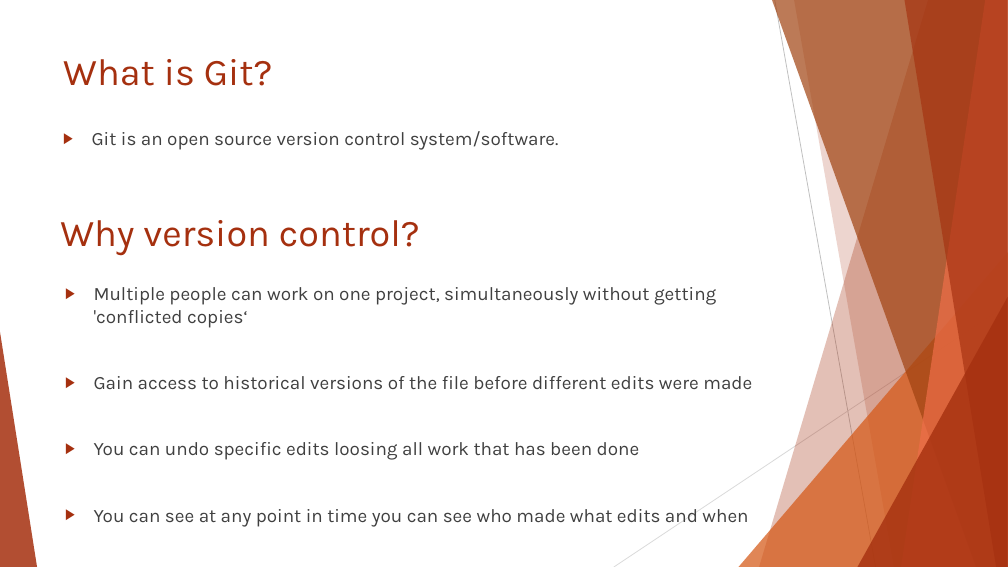
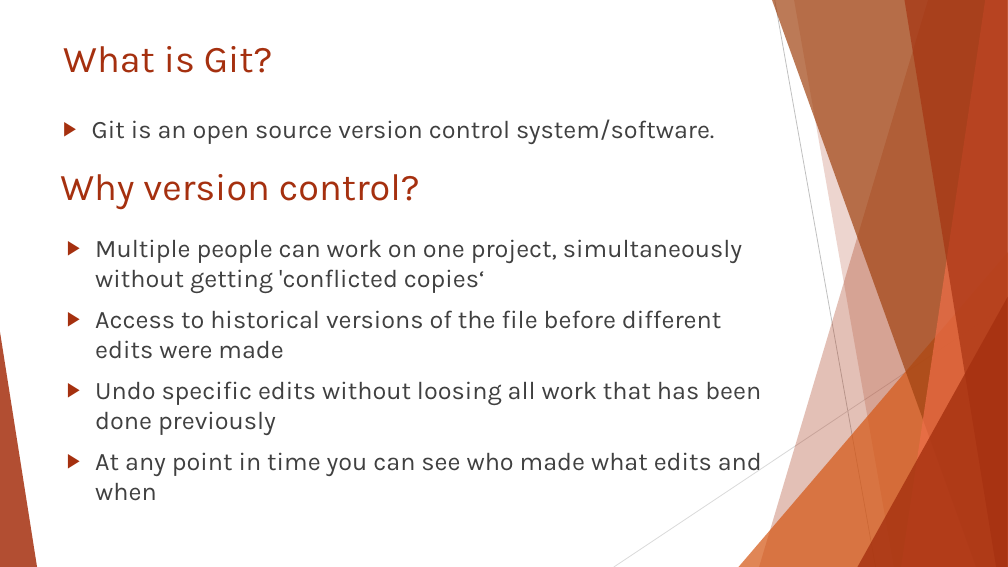
Before and after one commit to ICI3D/Sandbox, a slide deck: slide 2 of IntroToGitHub&SmartGit-v3.1.pptx. Drawn at 1008x567 pixels with LibreOffice and Linux fonts; fonts in the diff are those of the drawing. Boxes give left, top, right and bottom in pixels: in the first picture for what was removed or moved away, otherwise in the second. Text is boxed around its words. In the diff, an @@ line names an element or a change of style, - is before the commit and + after.

```diff
--- a/IntroToGitHub&SmartGit-v3.1.pptx
+++ b/IntroToGitHub&SmartGit-v3.1.pptx
@@ text "What is Git?": place and size @@
-text "What is Git?" at [63,59,559,150]
+text "What is Git?" at [63,46,714,144]
@@ text at [92,119,714,144]: size 18 to 24 pt in "Git is an open source version control ..." @@
@@ title "Why version control?": place and size @@
-title "Why version control?" at [60,220,420,255]
+title "Why version control?" at [60,174,420,209]
@@ text "Multiple people can work on ...": place and size @@
-text "Multiple people can work on ..." at [94,287,752,527]
+text "Multiple people can work on ..." at [95,239,762,501]
@@ text at [95,239,742,293]: size 18 to 24 pt in "Multiple people can work on one project, ..." @@
@@ text at [95,310,762,501]: text changed; size 18 to 24 pt @@
-▶ Gain access to historical versions of the file before different edits were made
-▶ You can undo specific edits loosing all work that has been done
-▶ You can see at any point in time you can see who made what edits and when
+▶ Access to historical versions of the file before different edits were made
+▶ Undo specific edits without loosing all work that has been done previously
+▶ At any point in time you can see who made what edits and when
```
Also in this commit, not shown: 6 other slides changed, 6 slides added, 3 slides removed, 1 other file.
